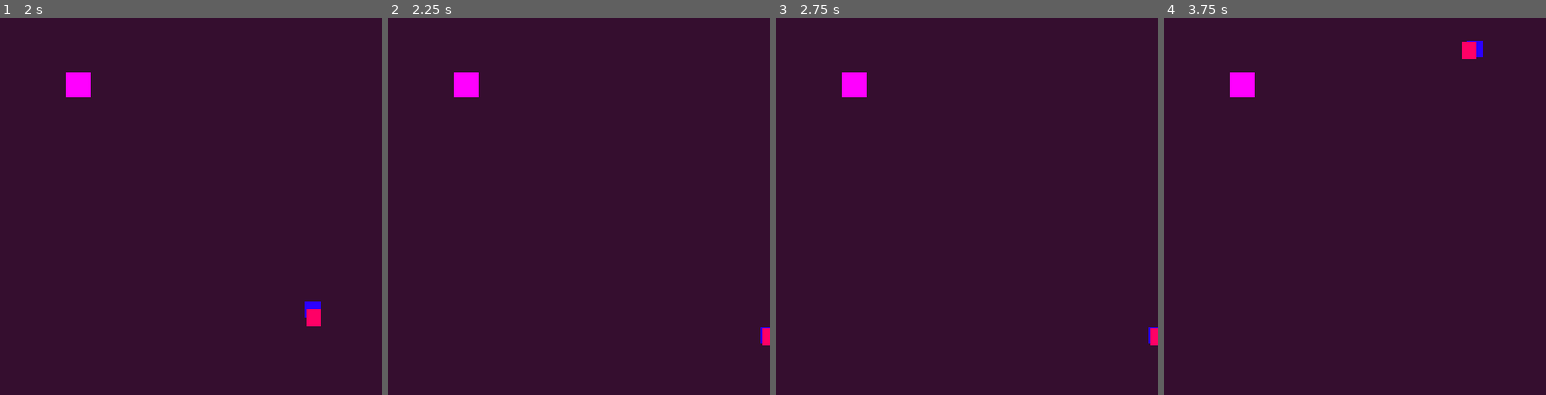
Above: before the commit, frames 1-4 (left to right).
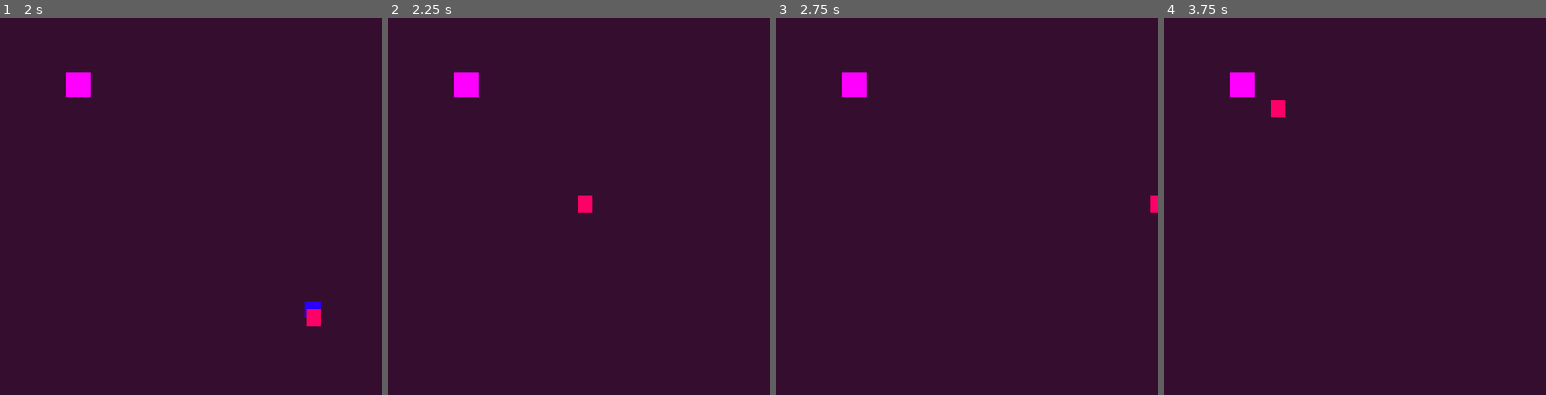
Above: after the commit, the same moments.

Repository: Zarathecat/badsnake
Game: Godot game, scene res://main.tscn
Same seed, same stepped clock (60 frames per second), same inputs: the game is played once before the commit and once after it.
Inputs:
- Up to frame 1 (2 s): tap Enter at 0.5 s; hold Right (move_right) 0.53-1.28 s; hold Down (move_down) from 1.28 s (still down)
- Up to frame 2 (2.25 s): release Down (move_down) at 2.03 s; hold Right (move_right) from 2.03 s (still down)
- Up to frame 3 (2.75 s): keep holding Right (move_right)
- Up to frame 4 (3.75 s): release Right (move_right) at 2.78 s; hold Up (move_up) 2.78-3.53 s; hold Left (move_left) from 3.53 s (still down)

Frame 1 is identical in both runs. In frame 2, 0.3% of the frame differs, in the area x 49-100%, y 47-87%; in frame 3, 0.2%; in frame 4, 0.4%, in the area x 28-84%, y 6-27%.

Commit message:
Stop hardcoding window size in check for edge
This fixes a bug where the snake wouldn't die when it hit the
edge of the new, smaller window.

Diff:
--- a/main.gd
+++ b/main.gd
@@ -79,7 +79,7 @@
 
 # Check if snake hit wall
 func check_snake(a, b):
-	if a == 500 or a == 0 or b == 500 or b == 0:
+	if a == window_size.x or a == 0 or b == window_size.y or b == 0:
 		print("hit wall!")
 		death_flag = true
 
